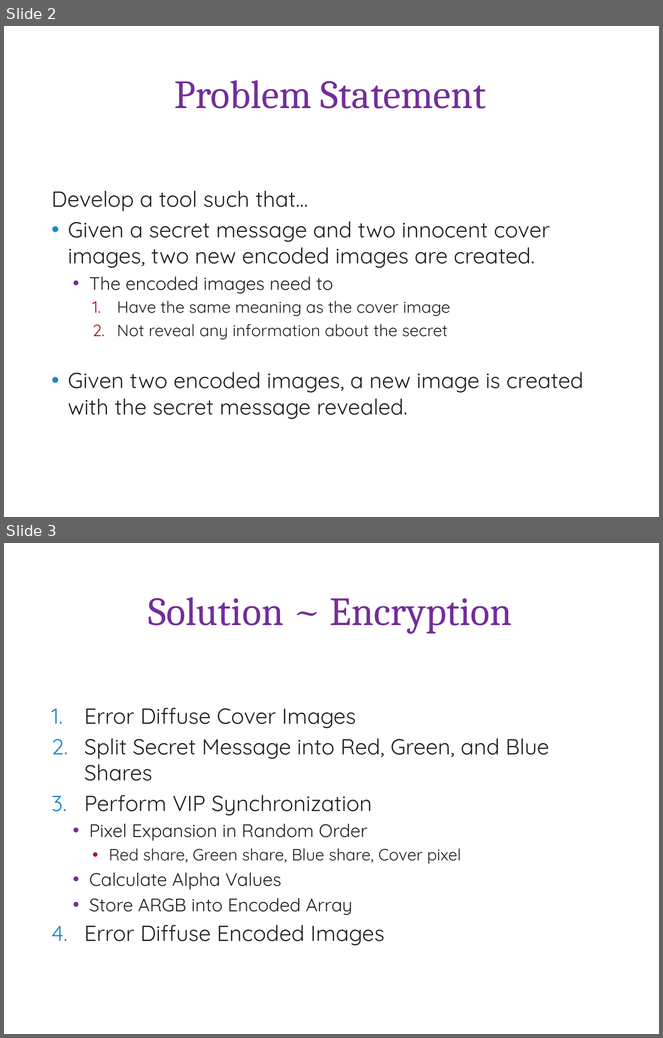
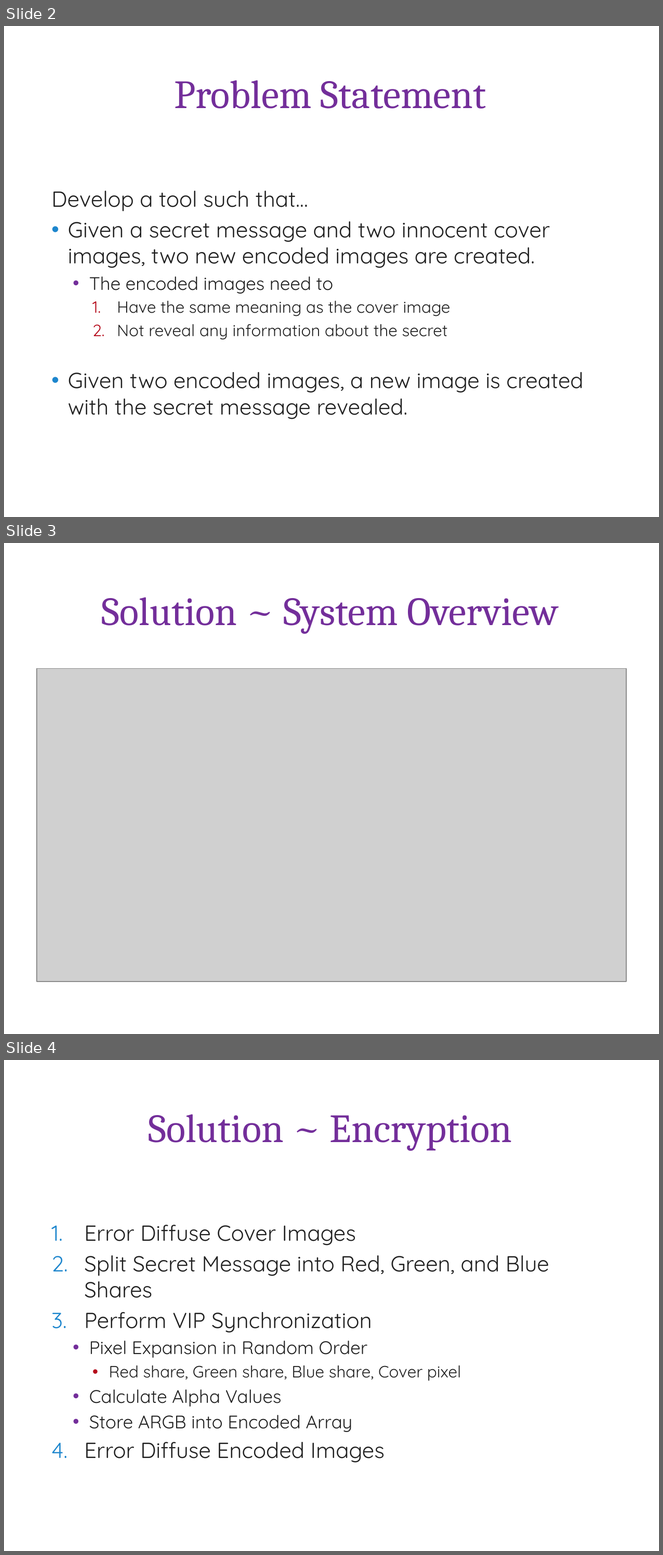
Before and after one commit to amh0029/Masters_Proj, a slide deck: Documentation/MastersDefense.pptx. Shown one above the other, each under a label of ours: slides 2 and 3 before the commit, slides 2, 3 and 4 after it. The pictures are 663x1038 and 663x1555 pixels, drawn with LibreOffice and Linux fonts; fonts in the diff are those of the drawing; grey boxes stand for pictures; background and template pictures are left out. Boxes give left, top, right and bottom in pixels: in the first picture for what was removed or moved away, otherwise in the second. Text is boxed around its words. In the diff, an @@ line names an element or a change of style, - is before the commit and + after.

```diff
--- a/Documentation/MastersDefense.pptx
+++ b/Documentation/MastersDefense.pptx
@@ slide 3 added at (x1=4, y1=543, x2=659, y2=1034), background picture (left out); not listed: 3 template elements that a slide beside it also shows @@
@@ title added at (x1=102, y1=597, x2=559, y2=634), 44 pt, text #732E9A @@
+Solution ~ System Overview
@@ picture added at (x1=37, y1=669, x2=626, y2=982) @@
@@ what was slide 3 is now slide 4 @@
```
Also in this commit, not shown: 6 other slides added.
